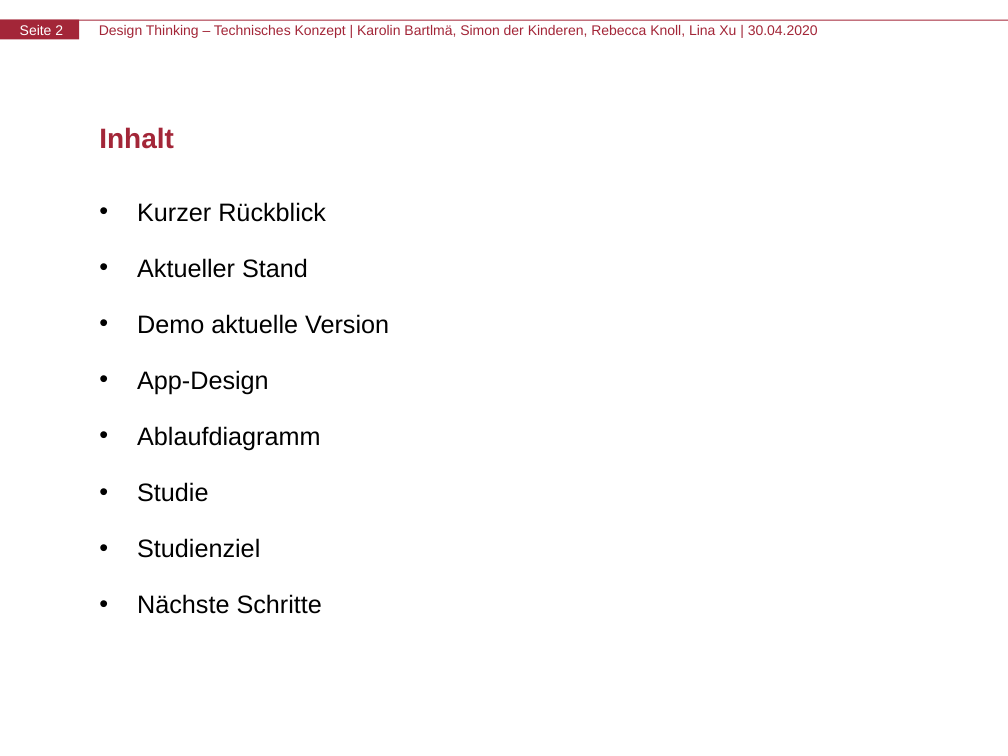
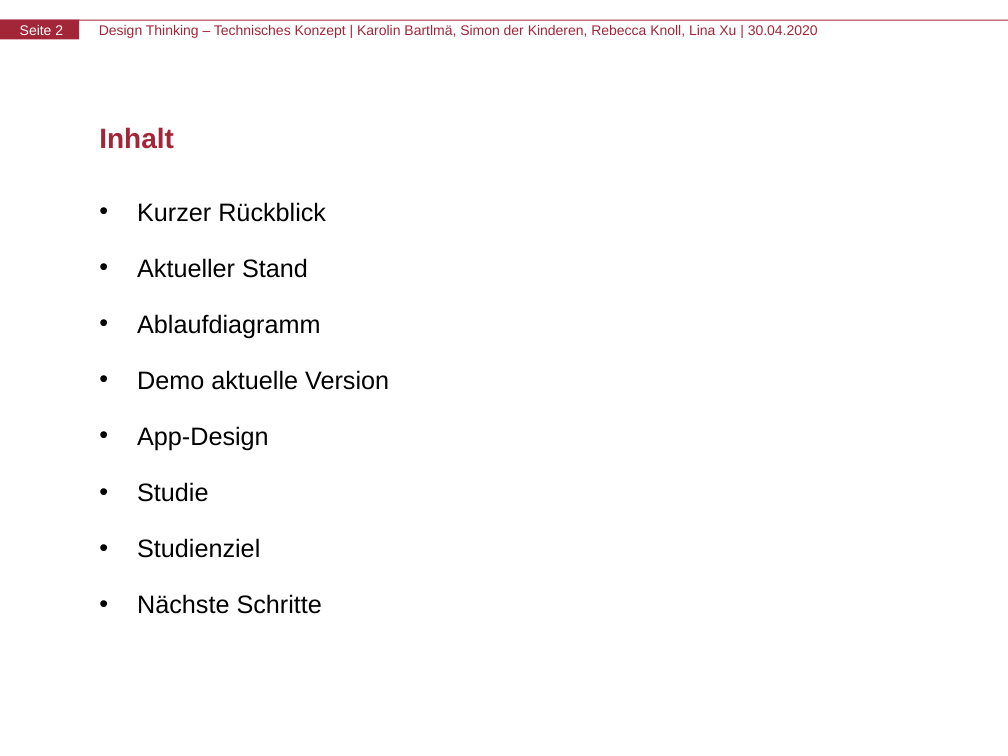
Before and after one commit to aai38/audioMessenger, a slide deck: slide 2 of Präsentation/Zwischenpräsentation_TechnischesKonzept.pptx. Drawn at 1008x756 pixels with LibreOffice and Linux fonts; fonts in the diff are those of the drawing. Boxes give left, top, right and bottom in pixels: in the first picture for what was removed or moved away, otherwise in the second. Text is boxed around its words. In the diff, an @@ line names an element or a change of style, - is before the commit and + after.

```diff
--- a/Präsentation/Zwischenpräsentation_TechnischesKonzept.pptx
+++ b/Präsentation/Zwischenpräsentation_TechnischesKonzept.pptx
@@ text at [137,314,320,338]: paragraph added @@
+• Ablaufdiagramm
@@ text at [137,426,320,451]: paragraph removed @@
-• Ablaufdiagramm
```
Also in this commit, not shown: 3 other slides changed.
